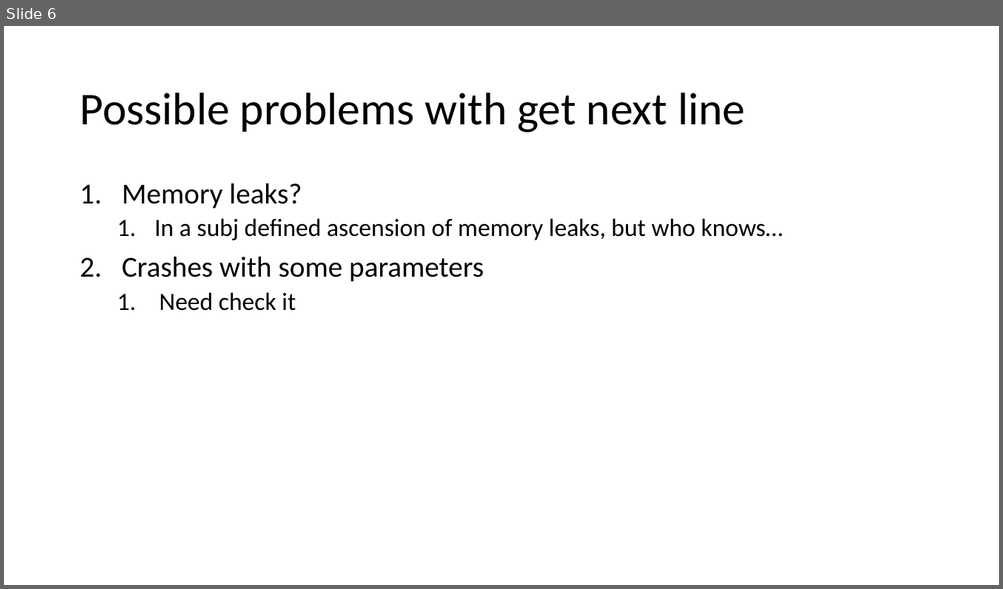
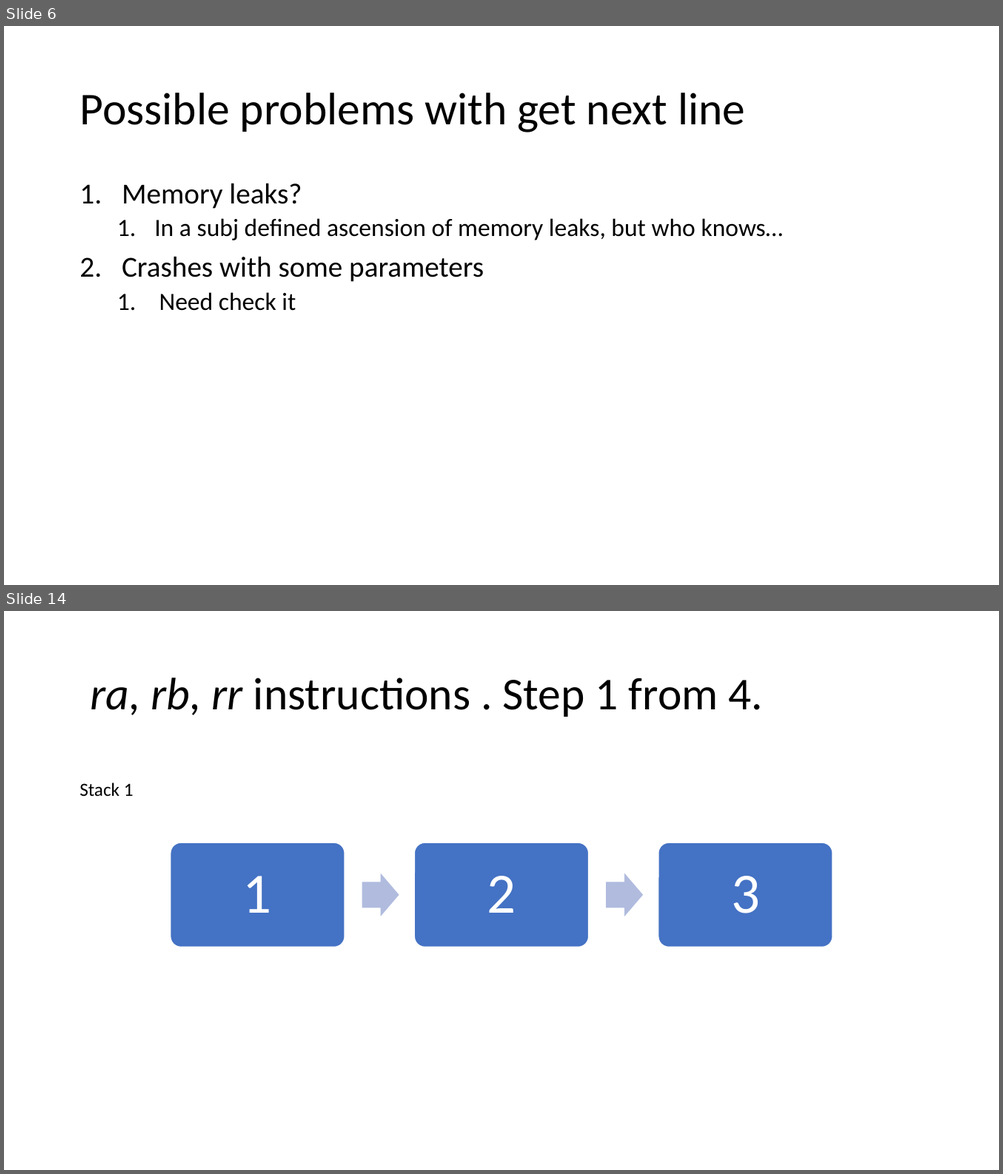
Before and after one commit to orsk-moscow/School21_push_swap, a slide deck: Push_swap.pptx. Shown one above the other, each under a label of ours: slide 6 before the commit, slides 6 and 14 after it; the slides between them are not shown. The pictures are 1003x589 and 1003x1174 pixels, drawn with LibreOffice and Linux fonts; fonts in the diff are those of the drawing. Boxes give left, top, right and bottom in pixels: in the first picture for what was removed or moved away, otherwise in the second. Text is boxed around its words. In the diff, an @@ line names an element or a change of style, - is before the commit and + after.

```diff
--- a/Push_swap.pptx
+++ b/Push_swap.pptx
@@ slide 14 added at (4,611,999,1170), background #FFFFFF @@
@@ title added at (90,678,763,717), 44 pt, text #000000 @@
+ra, rb, rr instructions . Step 1 from 4.
@@ text added at (79,783,134,796), 18 pt, text #000000 @@
+Stack 1
@@ group added at (170,843,833,948): 3 rounded rectangles, 3 texts, 2 right arrows @@
+1
+2
+3
```
Also in this commit, not shown: 14 other slides added, 5 other files.
